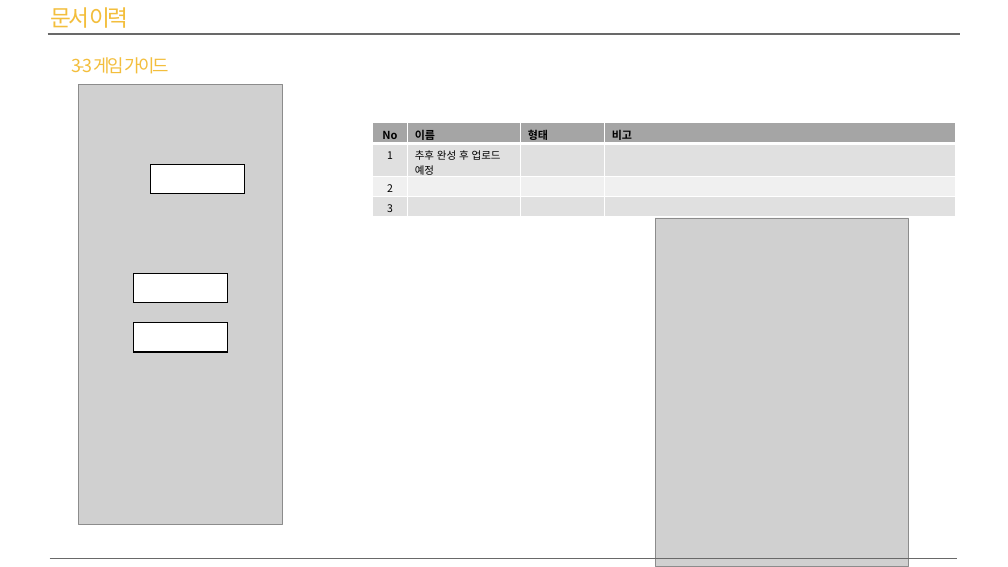
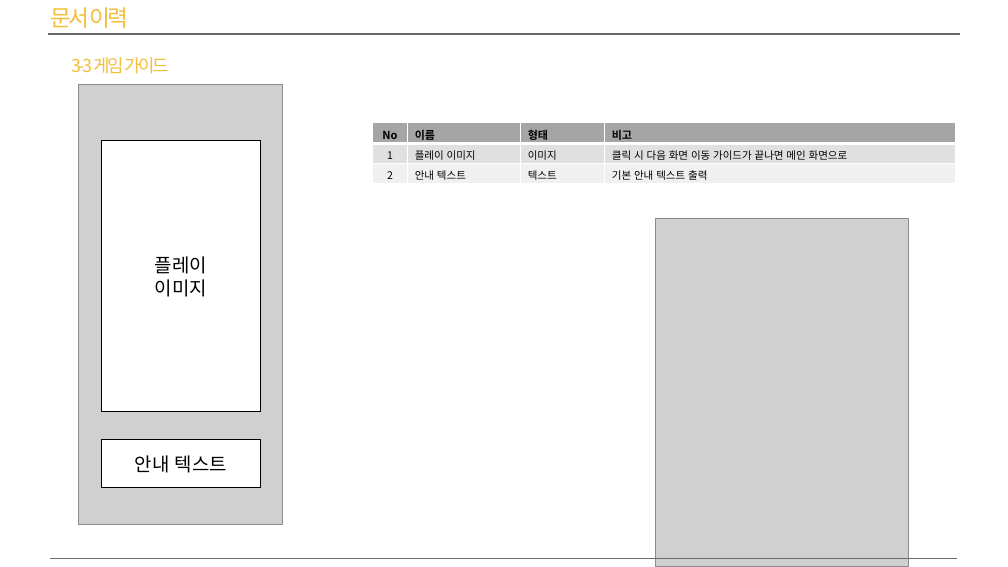
Before and after one commit to hshf123/AntCompany, a slide deck: slide 11 of 기획서/1. UI 기획서.pptx. Drawn at 1008x567 pixels with LibreOffice and Linux fonts; fonts in the diff are those of the drawing; grey boxes stand for pictures. Boxes give left, top, right and bottom in pixels: in the first picture for what was removed or moved away, otherwise in the second. Text is boxed around its words. In the diff, an @@ line names an element or a change of style, - is before the commit and + after.

Commit message:
가이드팝업, 기획서, 데이터파일(세이브 제외)

```diff
--- a/기획서/1. UI 기획서.pptx
+++ b/기획서/1. UI 기획서.pptx
@@ rectangle added at [101, 141, 260, 412], fill #FFFFFF, outline #000000 1 pt, 18 pt, text #000000 @@
+플레이
+이미지
@@ table at [373, 123, 955, 184] @@
-row 2: 1 | 추후 완성 후 업로드 예정 |  | 
-row 3: 2 |  |  | 
-row 4: 3 |  |  | 
+row 2: 1 | 플레이 이미지 | 이미지 | 클릭 시 다음 화면 이동 가이드가 끝나면 메인 화면으로
+row 3: 2 | 안내 텍스트 | 텍스트 | 기본 안내 텍스트 출력
@@ rectangle removed at [150, 165, 244, 194] @@
@@ rectangle removed at [134, 274, 228, 302] @@
@@ rectangle removed at [134, 323, 228, 352] @@
@@ rectangle added at [101, 440, 260, 488], fill #FFFFFF, outline #000000 1 pt, 18 pt, text #000000 @@
+안내 텍스트
```
Also in this commit, not shown: 1 other slide changed, 11 other files.
